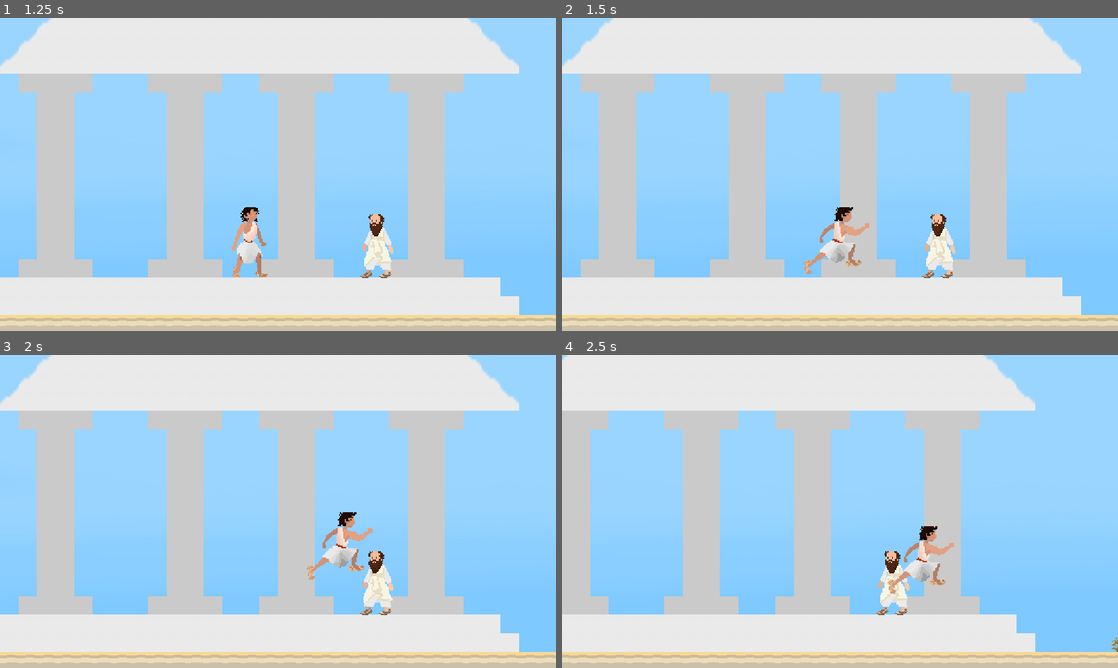
Above: before the commit, frames 1-4 (two rows, left to right).
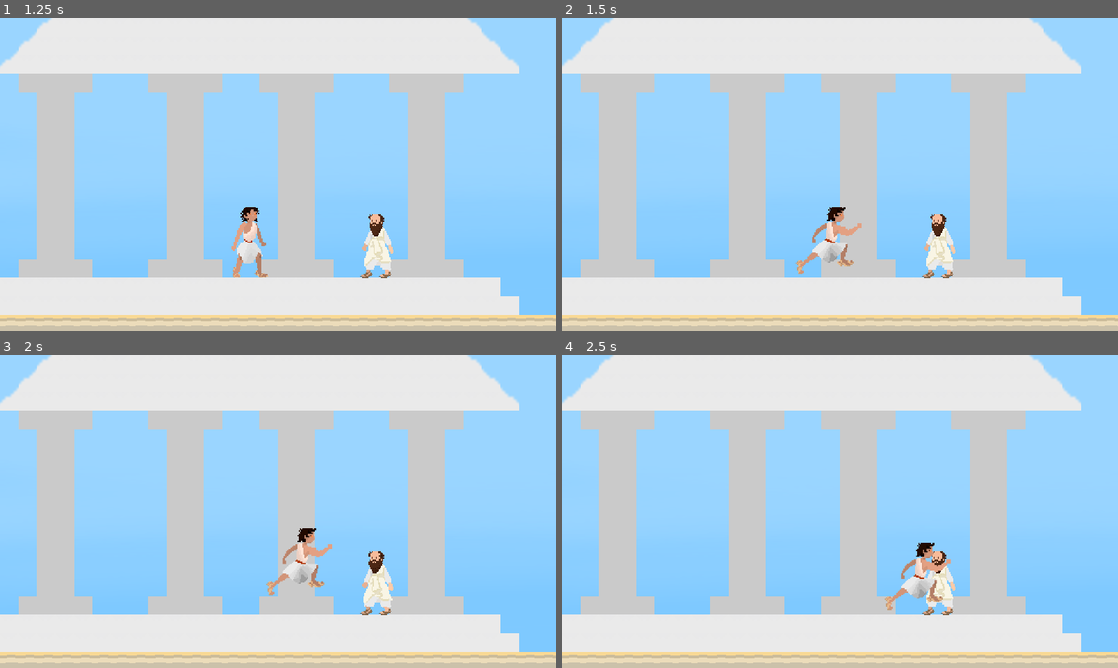
Above: after the commit, the same moments.

Repository: volchonok091/game
Game: Godot game, scene res://UI/menus/mainmenu.tscn
Same seed, same stepped clock (60 frames per second), same inputs: the game is played once before the commit and once after it.
Inputs (mouse positions are in pixels of both pictures, inside the frame that each line leads up to):
- Up to frame 1 (1.25 s): click (278, 158) at 0.5 s
- Up to frame 2 (1.5 s): move the mouse to (962, 158) at 1.27 s; hold D (Move_Right) from 1.28 s (still down); tap 1 (magic_slowmo_ability) at 1.35 s; click (962, 158) at 1.42 s
- Up to frame 3 (2 s): keep holding D (Move_Right); tap Space (Jump) at 1.52 s
- Up to frame 4 (2.5 s): keep holding D (Move_Right); move the mouse to (728, 527) at 2.02 s; tap 1 (magic_slowmo_ability) at 2.1 s; tap Space (Jump) at 2.27 s

Frame 1 is identical in both runs. In frame 2, 0.9% of the frame differs, in the area x 42-56%, y 60-82%; in frame 3, 1.5%; in frame 4, 39%, in the area x 0-100%, y 0-99%.

Commit message:
Slowmotion
create slowmo again

Diff:
--- a/Phy_Enemy/Litle_Enemy.tscn
+++ b/Phy_Enemy/Litle_Enemy.tscn
@@ -1,6 +1,6 @@
 [gd_scene load_steps=8 format=2]
 
-[ext_resource path="res://GRAFICA/Enemy/Enemy_animation.png" type="Texture" id=1]
+[ext_resource path="res://UI/Enemy/imgonline-com-ua-2to1-BurKGE6fMFlbM7l.png" type="Texture" id=1]
 [ext_resource path="res://Phy_Enemy/Litle_Enemy.gd" type="Script" id=2]
 
 [sub_resource type="RectangleShape2D" id=1]
@@ -76,8 +76,8 @@
 }
 
 [node name="walk" type="Sprite" parent="."]
-position = Vector2( 0, 1.52588e-05 )
-scale = Vector2( 3.89474, 4.21111 )
+position = Vector2( 0, -25.5 )
+scale = Vector2( 3.89474, 4.04688 )
 texture = ExtResource( 1 )
 hframes = 4
 frame = 2
--- /dev/null
+++ b/Phy_Player/magic/slowmo/SlowmoController.gd
@@ -0,0 +1,44 @@
+extends Node
+
+var slowmo_active: bool = false
+
+export(float) var normal_time_scale: float = 1.0
+export(float) var slowmo_time_scale: float = 0.5
+
+export(float) var slowmo_enter_time: float = 0.5
+export(float) var slowmo_quit_time: float = 0.25
+
+onready var tween = $Tween
+
+func enter_slowmo_animation():
+	tween.stop_all()
+	tween.interpolate_property(Engine, "time_scale", Engine.time_scale, slowmo_time_scale, slowmo_enter_time, Tween.TRANS_SINE, Tween.EASE_IN_OUT)
+	tween.start()
+
+	yield(tween, "tween_completed")
+	star_slowmo()
+
+func exit_slowmo_animation():
+	tween.stop_all()
+	tween.interpolate_property(Engine, "time_scale", Engine.time_scale, normal_time_scale, slowmo_quit_time, Tween.TRANS_SINE, Tween.EASE_IN_OUT)
+	tween.start()
+
+	yield(tween, "tween_completed")
+	end_slowmo()
+
+
+
+func star_slowmo():
+	Engine.time_scale = slowmo_time_scale
+	slowmo_active = true
+
+func end_slowmo():
+	Engine.time_scale = normal_time_scale
+	slowmo_active = false
+
+
+func request_slowmo_change():
+	if !slowmo_active:
+		star_slowmo()
+	else:
+		end_slowmo()
--- /dev/null
+++ b/Phy_Player/magic/slowmo/SlowmoController.tscn
@@ -0,0 +1,6 @@
+[gd_scene load_steps=2 format=2]
+
+[ext_resource path="res://Phy_Player/magic/slowmo/SlowmoController.gd" type="Script" id=1]
+
+[node name="SlowmoController" type="Node"]
+script = ExtResource( 1 )
--- a/UI/menus/mainmenu.tscn
+++ b/UI/menus/mainmenu.tscn
@@ -13,9 +13,6 @@
 anchor_right = 1.0
 anchor_bottom = 1.0
 script = ExtResource( 4 )
-__meta__ = {
-"_edit_use_anchors_": false
-}
 
 [node name="TextureRect" type="TextureRect" parent="."]
 margin_right = 1920.0
--- /dev/null
+++ b/levels/level1.gd
@@ -0,0 +1,7 @@
+extends Node2D
+
+onready var SlownoController = $SlowmoController
+
+func _physics_process(delta):
+	if Input.is_action_just_pressed("magic_slowmo_ability"):
+		SlownoController.request_slowmo_change()
--- a/levels/level1.tscn
+++ b/levels/level1.tscn
@@ -10,9 +10,11 @@
 [ext_resource path="res://Phy_Player/Playermain.tscn" type="PackedScene" id=8]
 [ext_resource path="res://GRAFICA/lvl-textures/sun.png" type="Texture" id=9]
 [ext_resource path="res://menus/GUI.tscn" type="PackedScene" id=10]
-[ext_resource path="res://Phy_Enemy/Enemy.tscn" type="PackedScene" id=11]
+[ext_resource path="res://Phy_Enemy/Litle_Enemy.tscn" type="PackedScene" id=11]
 [ext_resource path="res://GRAFICA/pifagor/pifagor.tscn" type="PackedScene" id=12]
 [ext_resource path="res://GRAFICA/levelchanger.tscn" type="PackedScene" id=13]
+[ext_resource path="res://levels/level1.gd" type="Script" id=14]
+[ext_resource path="res://Phy_Player/magic/slowmo/SlowmoController.tscn" type="PackedScene" id=15]
 
 [sub_resource type="ConvexPolygonShape2D" id=1]
 points = PoolVector2Array( 0, 0, 64, 0, 64, 64, 0, 64 )
@@ -377,6 +379,7 @@
 20/z_index = 0
 
 [node name="Node2D" type="Node2D"]
+script = ExtResource( 14 )
 
 [node name="TextureRect" type="TextureRect" parent="."]
 margin_left = -0.0740859
@@ -386,9 +389,6 @@
 rect_rotation = 0.00507658
 rect_pivot_offset = Vector2( 4677.33, 836.155 )
 texture = ExtResource( 6 )
-__meta__ = {
-"_edit_use_anchors_": false
-}
 
 [node name="TileMap" type="TileMap" parent="."]
 tile_set = SubResource( 11 )
@@ -411,10 +411,11 @@
 
 [node name="GUI" parent="." instance=ExtResource( 10 )]
 
-[node name="Small_Enemy" parent="." instance=ExtResource( 11 )]
-position = Vector2( 2810, 813 )
-scale = Vector2( 3, 3 )
-
 [node name="levelchanger" parent="." instance=ExtResource( 13 )]
 position = Vector2( 4922, 897 )
 NEXT_LEVEL = "res://levels/level2.tscn"
+
+[node name="Litle_Enemy" parent="." instance=ExtResource( 11 )]
+position = Vector2( 2726, 858 )
+
+[node name="SlowmoController" parent="." instance=ExtResource( 15 )]
Binary file added: UI/Enemy/imgonline-com-ua-2to1-BurKGE6fMFlbM7l.png
Not shown, added: UI/Enemy/imgonline-com-ua-2to1-BurKGE6fMFlbM7l.png.import
Not shown: 1 places in levels/level1.tscn that only renumber resources
